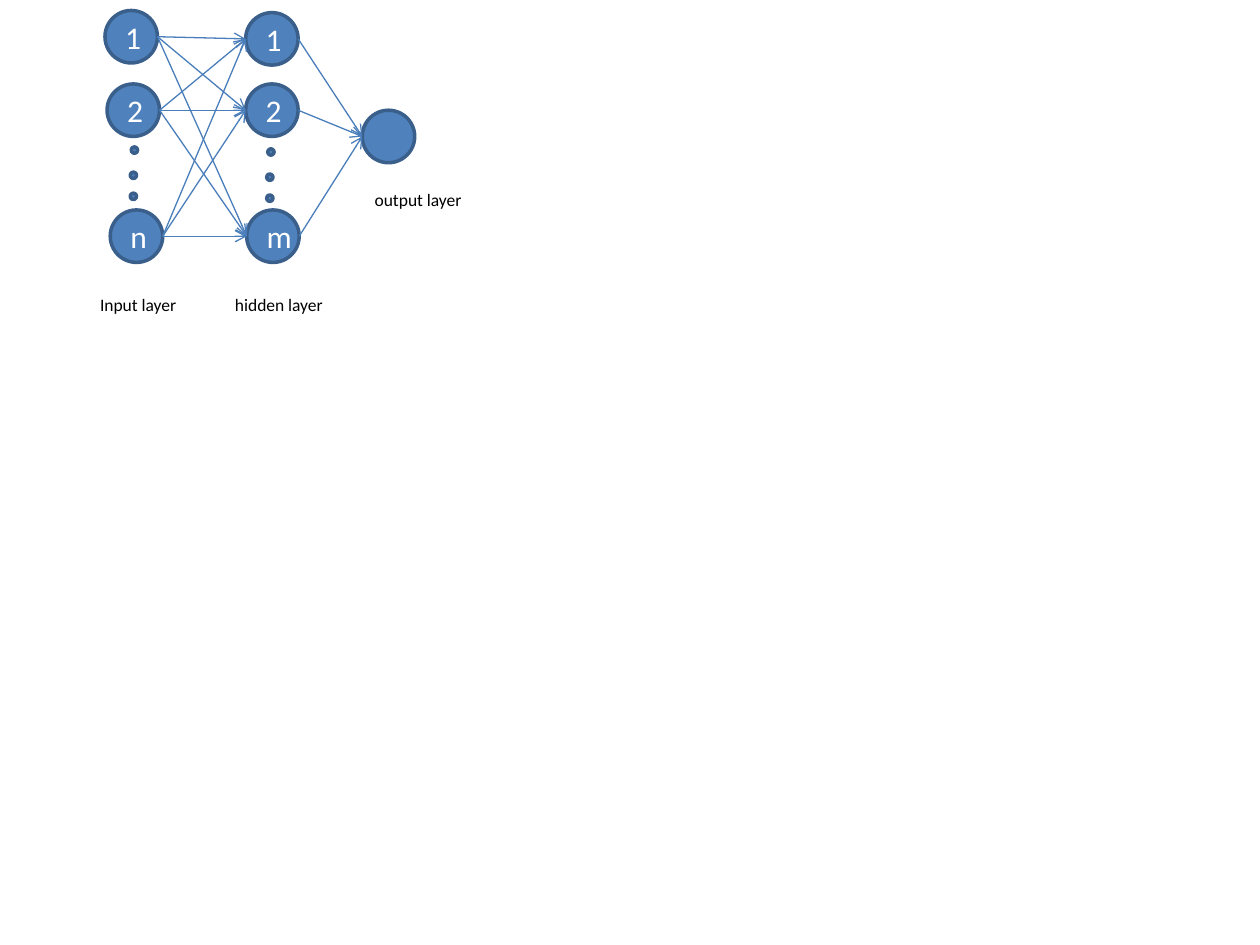
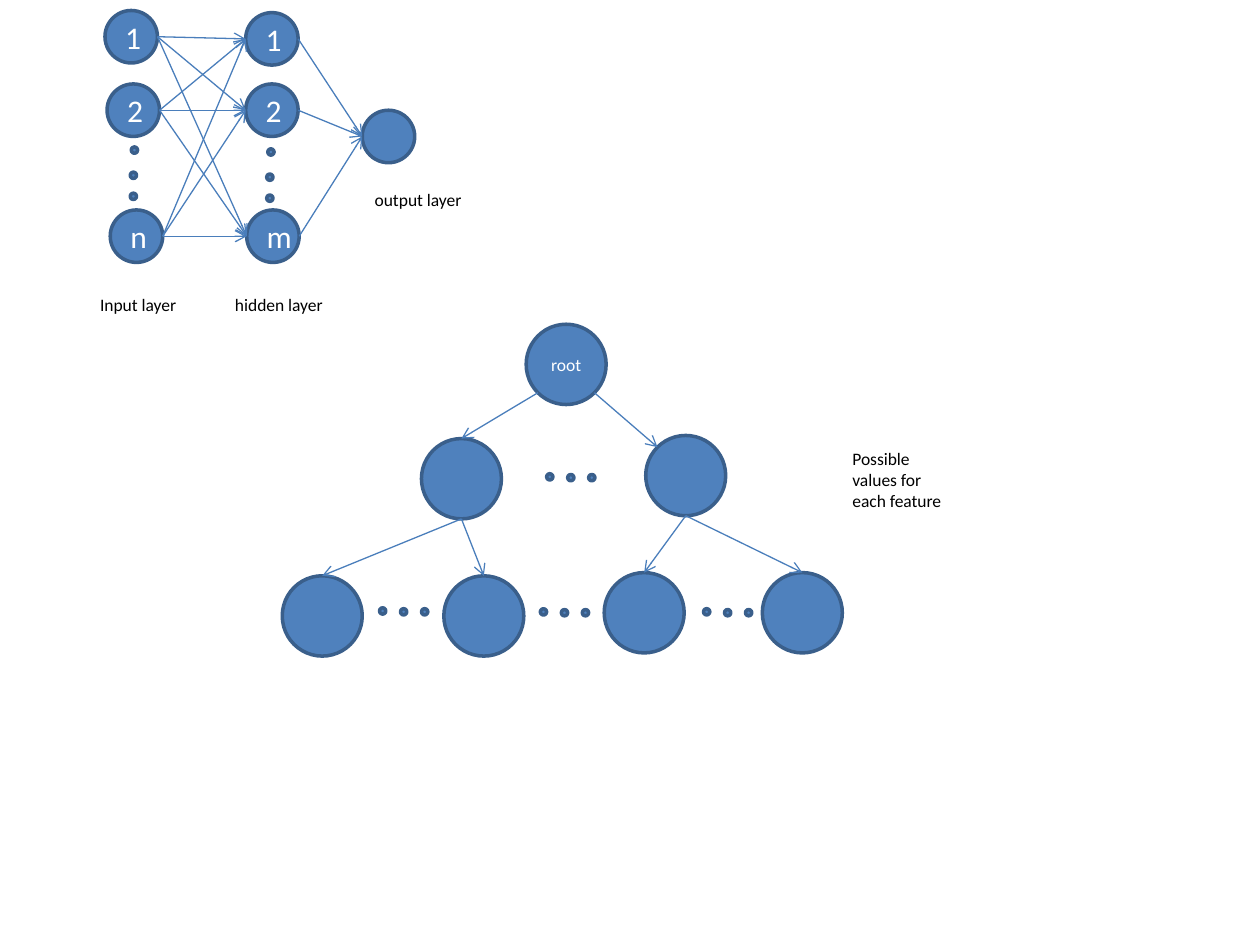
Before and after one commit to namoscato/cs1573-team-project, a slide deck: slide 1 of diagrams.pptx. Drawn at 1260x945 pixels with LibreOffice and Linux fonts; fonts in the diff are those of the drawing. Boxes give left, top, right and bottom in pixels: in the first picture for what was removed or moved away, otherwise in the second. Text is boxed around its words. In the diff, an @@ line names an element or a change of style, - is before the commit and + after.

Commit message:
tree?

```diff
--- a/diagrams.pptx
+++ b/diagrams.pptx
@@ ellipse added at [527, 324, 606, 404], fill #4F81BD, outline #3A5F8C 2 pt, 10 pt, text #FFFFFF @@
+root
@@ arrow added from (538, 393) to (461, 438), #4B7EBC 0.75 pt @@
@@ arrow added from (595, 393) to (658, 447), #4B7EBC 0.75 pt @@
@@ ellipse added at [422, 438, 501, 519], fill #4F81BD, outline #3A5F8C 2 pt @@
@@ ellipse added at [646, 436, 726, 517], fill #4F81BD, outline #3A5F8C 2 pt @@
@@ ellipse added at [547, 474, 553, 480], fill #4F81BD, outline #3A5F8C 2 pt @@
@@ ellipse added at [567, 475, 573, 481], fill #4F81BD, outline #3A5F8C 2 pt @@
@@ ellipse added at [588, 475, 595, 481], fill #4F81BD, outline #3A5F8C 2 pt @@
@@ text added at [852, 453, 941, 507], 10 pt, text #000000 @@
+Possible values for each feature
@@ arrow added from (461, 519) to (323, 576), #4B7EBC 0.75 pt @@
@@ arrow added from (461, 519) to (484, 576), #4B7EBC 0.75 pt @@
@@ arrow added from (685, 515) to (644, 572), #4B7EBC 0.75 pt @@
@@ arrow added from (685, 515) to (803, 572), #4B7EBC 0.75 pt @@
@@ ellipse added at [282, 576, 362, 656], fill #4F81BD, outline #3A5F8C 2 pt @@
@@ ellipse added at [444, 576, 523, 656], fill #4F81BD, outline #3A5F8C 2 pt @@
@@ ellipse added at [605, 572, 684, 653], fill #4F81BD, outline #3A5F8C 2 pt @@
@@ ellipse added at [762, 572, 842, 653], fill #4F81BD, outline #3A5F8C 2 pt @@
@@ ellipse added at [379, 607, 386, 614], fill #4F81BD, outline #3A5F8C 2 pt @@
@@ ellipse added at [401, 609, 407, 615], fill #4F81BD, outline #3A5F8C 2 pt @@
@@ ellipse added at [422, 609, 428, 615], fill #4F81BD, outline #3A5F8C 2 pt @@
@@ ellipse added at [541, 609, 547, 615], fill #4F81BD, outline #3A5F8C 2 pt @@
@@ ellipse added at [561, 610, 567, 616], fill #4F81BD, outline #3A5F8C 2 pt @@
@@ ellipse added at [582, 610, 588, 616], fill #4F81BD, outline #3A5F8C 2 pt @@
@@ ellipse added at [703, 609, 709, 615], fill #4F81BD, outline #3A5F8C 2 pt @@
@@ ellipse added at [724, 610, 731, 616], fill #4F81BD, outline #3A5F8C 2 pt @@
@@ ellipse added at [746, 610, 752, 616], fill #4F81BD, outline #3A5F8C 2 pt @@
```
